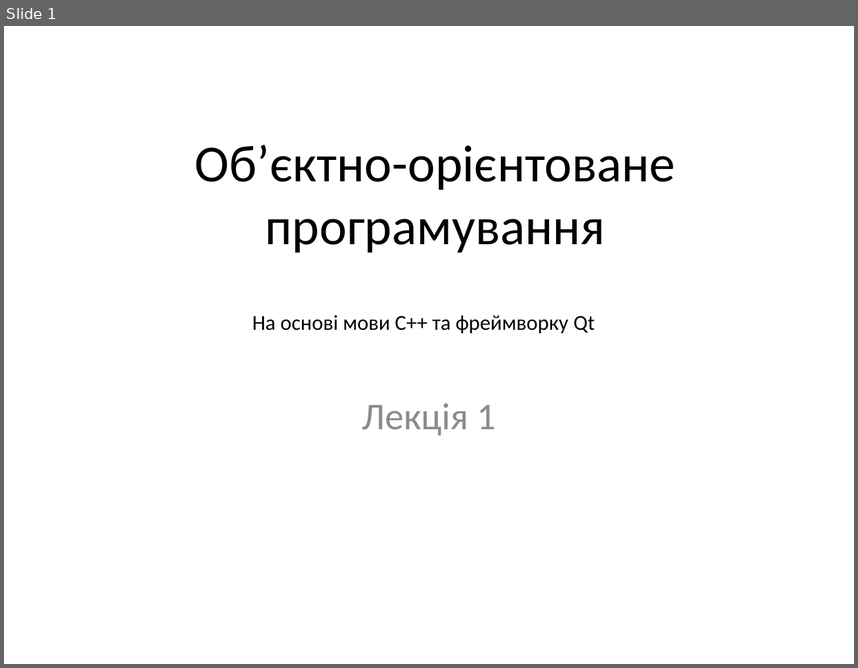
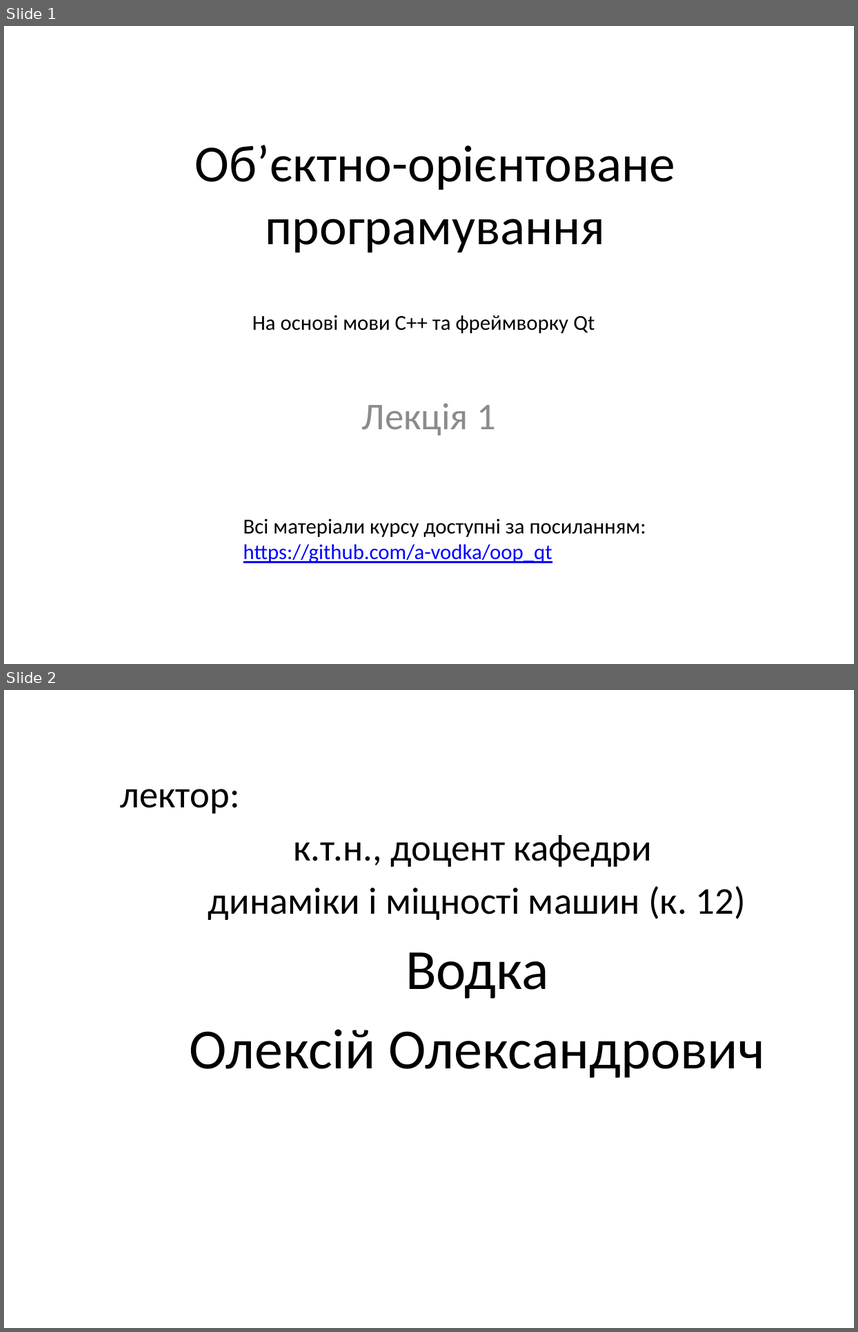
Before and after one commit to a-vodka/oop_qt, a slide deck: lecture-01.pptx. Shown one above the other, each under a label of ours: slide 1 before the commit, slides 1 and 2 after it. The pictures are 858x668 and 858x1332 pixels, drawn with LibreOffice and Linux fonts; fonts in the diff are those of the drawing; background and template pictures are left out. Boxes give left, top, right and bottom in pixels: in the first picture for what was removed or moved away, otherwise in the second. Text is boxed around its words. In the diff, an @@ line names an element or a change of style, - is before the commit and + after.

```diff
--- a/lecture-01.pptx
+++ b/lecture-01.pptx
@@ slide 2 added at [4,690,854,1328], background picture (left out) @@
@@ text added at [120,789,765,1078], 32 pt, text #000000 @@
+лектор:
+к.т.н., доцент кафедри
+динаміки і міцності машин (к. 12)
+Водка
+Олексій Олександрович
@@ slide 1 changed as well @@
@@ text added at [243,519,646,563], 18 pt, text #000000 @@
+Всі матеріали курсу доступні за посиланням:
+https://github.com/a-vodka/oop_qt
```
Also in this commit, not shown: 37 other slides added, 3 other files.
